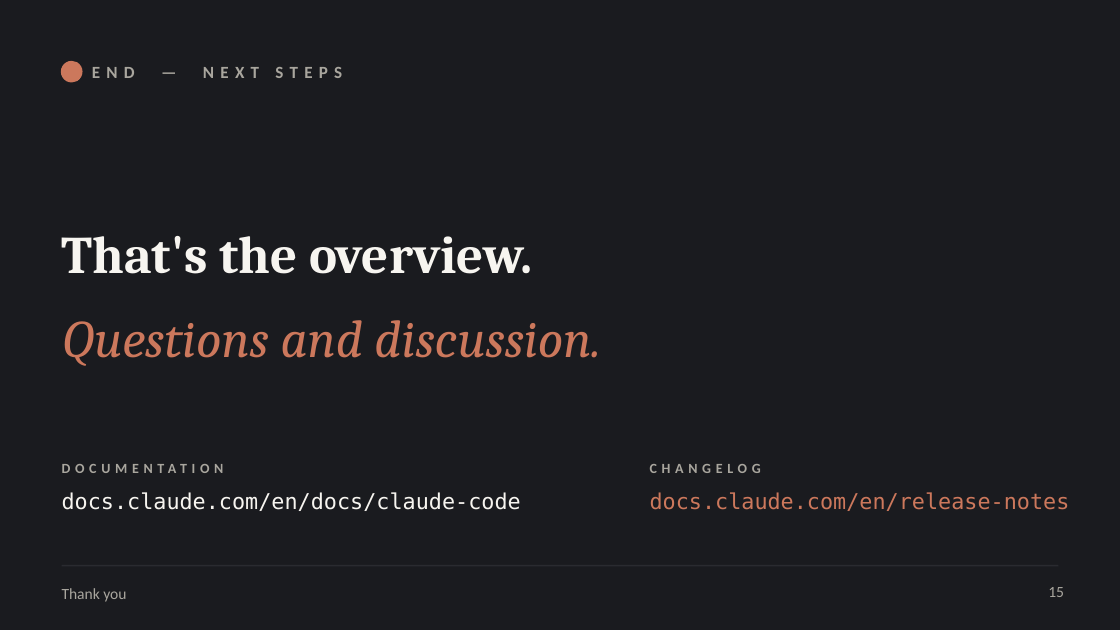
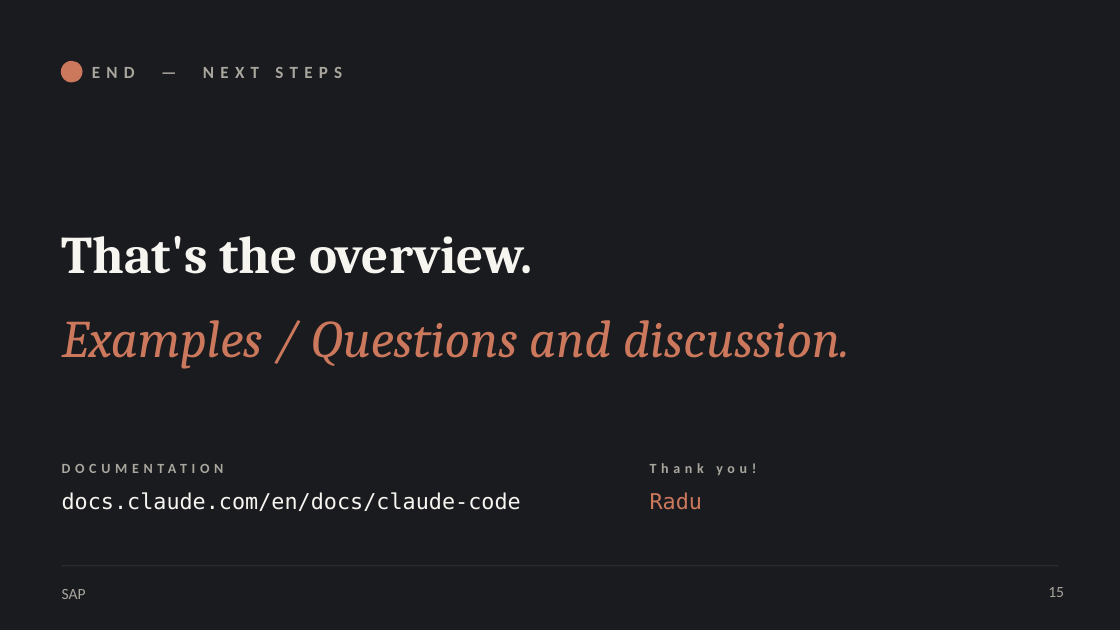
Before and after one commit to radrt/sap-presentation-claude, a slide deck: slide 15 of Claude_Code.pptx. Drawn at 1120x630 pixels with LibreOffice and Linux fonts; fonts in the diff are those of the drawing. Boxes give left, top, right and bottom in pixels: in the first picture for what was removed or moved away, otherwise in the second. Text is boxed around its words. In the diff, an @@ line names an element or a change of style, - is before the commit and + after.

```diff
--- a/Claude_Code.pptx
+++ b/Claude_Code.pptx
@@ text at box(62, 320, 850, 369): text changed @@
-Questions and discussion.
+Examples / Questions and discussion.
@@ text at box(650, 463, 756, 475): text changed @@
-CHANGELOG
+Thank you!
@@ text at box(650, 492, 702, 510): text changed @@
-docs.claude.com/en/release-notes
+Radu
@@ text at box(62, 589, 86, 599): text changed @@
-Thank you
+SAP
```
Also in this commit, not shown: 2 other slides changed, 1 other file.
